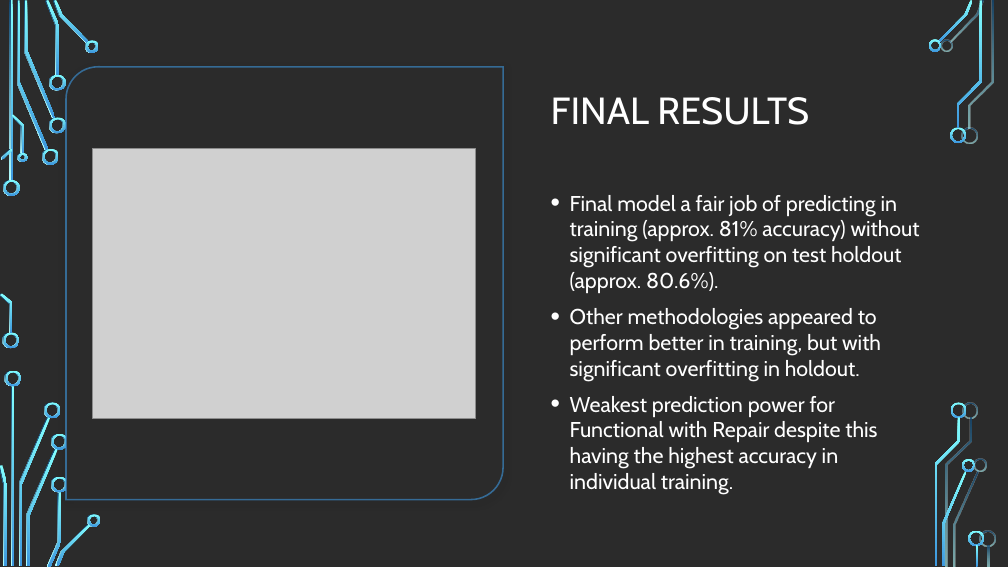
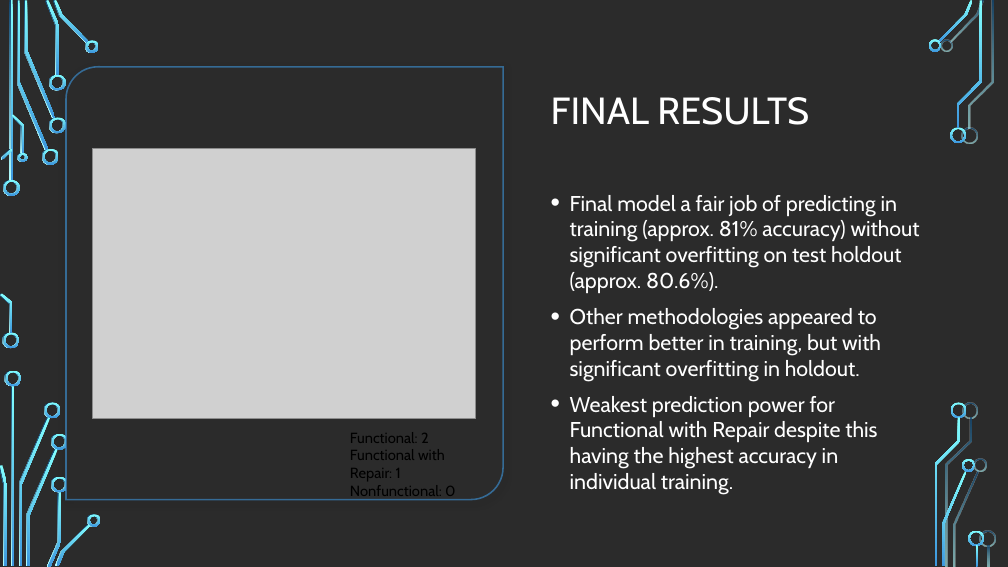
Before and after one commit to martinan92/ML-Group-Project, a slide deck: slide 9 of Group O-1-6/Final Presentation.pptx (slide 8 before the commit). Drawn at 1008x567 pixels with LibreOffice and Linux fonts; fonts in the diff are those of the drawing; grey boxes stand for pictures; background and template pictures are left out; a plain dark background stands for a picture behind light text. Boxes give left, top, right and bottom in pixels: in the first picture for what was removed or moved away, otherwise in the second. Text is boxed around its words. In the diff, an @@ line names an element or a change of style, - is before the commit and + after.

```diff
--- a/Group O-1-6/Final Presentation.pptx
+++ b/Group O-1-6/Final Presentation.pptx
@@ text added at (x1=350, y1=432, x2=455, y2=500), 14 pt, text #000000 @@
+Functional: 2
+Functional with Repair: 1
+Nonfunctional: 0
```
Also in this commit, not shown: 1 other slide changed, 1 slide added.
